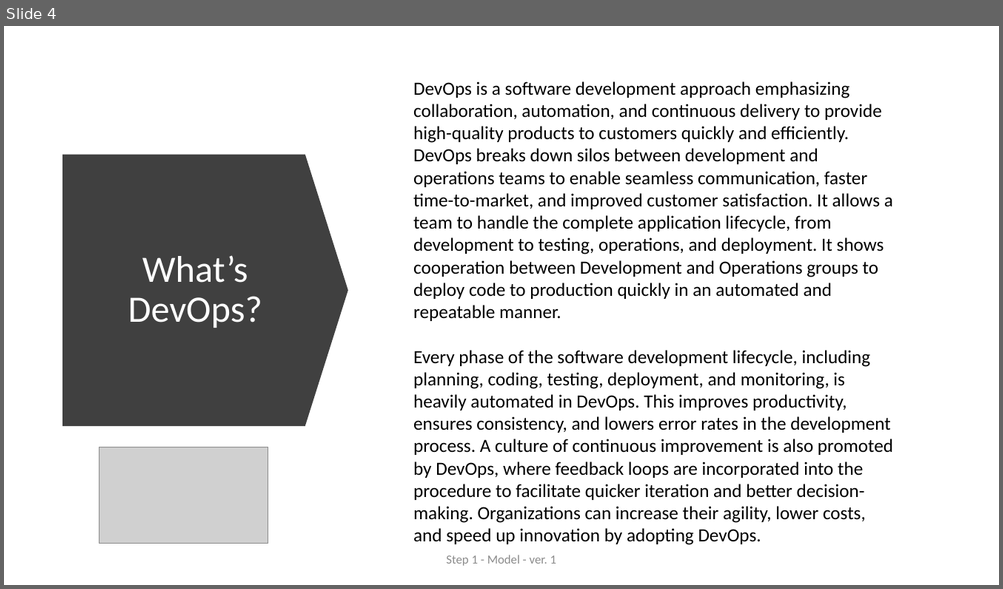
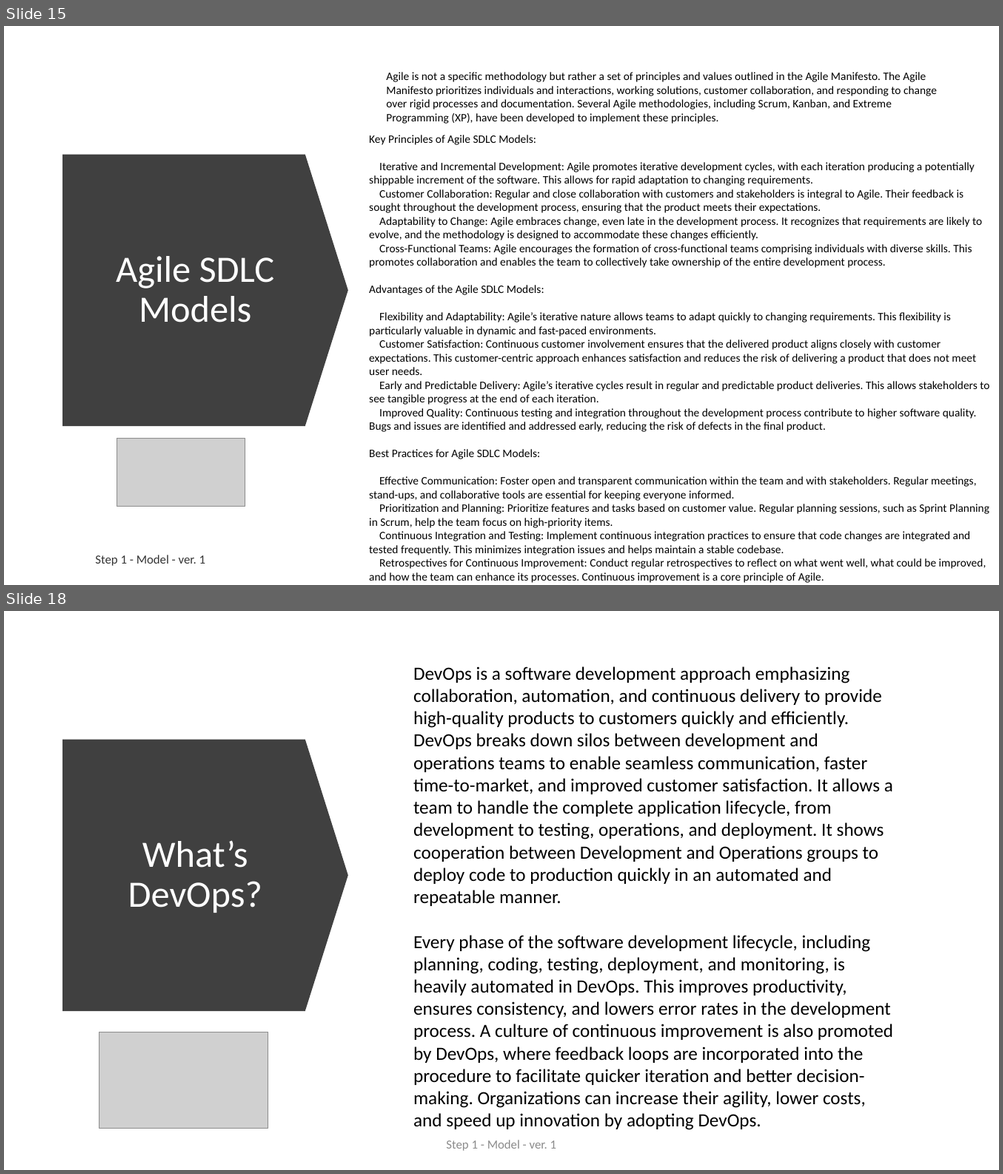
Before and after one commit to ext4dmin/DevOps-Mentorship, a slide deck: Step1-Model_speach.pptx. Shown one above the other, each under a label of ours: slide 4 before the commit, slides 15 and 18 after it; the slides between them are not shown. The pictures are 1003x589 and 1003x1174 pixels, drawn with LibreOffice and Linux fonts; fonts in the diff are those of the drawing; grey boxes stand for pictures. Boxes give left, top, right and bottom in pixels: in the first picture for what was removed or moved away, otherwise in the second. Text is boxed around its words. In the diff, an @@ line names an element or a change of style, - is before the commit and + after.

Commit message:
Step 1. Model. <before editing>

```diff
--- a/Step1-Model_speach.pptx
+++ b/Step1-Model_speach.pptx
@@ slide 15 added at (4,26,999,585), background #FFFFFF @@
@@ text added at (386,72,936,124), 11 pt, text #000000 @@
+Agile is not a specific methodology but rather a set of principles and values outlined in the Agile Manifesto. The Agile Manifesto prioritizes individuals and interactions, working solutions, customer collaboration, and responding to change over rigid processes and documentation. Several Agile methodologies, including Scrum, Kanban, and Extreme Programming (XP), have been developed to implement these principles.
@@ text added at (369,135,989,583), 11 pt, text #000000 @@
+Key Principles of Agile SDLC Models:
+Iterative and Incremental Development: Agile promotes iterative development cycles, with each iteration producing a potentially shippable increment of the software. This allows for rapid adaptation to changing requirements.
+Customer Collaboration: Regular and close collaboration with customers and stakeholders is integral to Agile. Their feedback is sought throughout the development process, ensuring that the product meets their expectations.
+Adaptability to Change: Agile embraces change, even late in the development process. It recognizes that requirements are likely to evolve, and the methodology is designed to accommodate these changes efficiently.
+Cross-Functional Teams: Agile encourages the formation of cross-functional teams comprising individuals with diverse skills. This promotes collaboration and enables the team to collectively take ownership of the entire development process.
+Advantages of the Agile SDLC Models:
+Flexibility and Adaptability: Agile’s iterative nature allows teams to adapt quickly to changing requirements. This flexibility is particularly valuable in dynamic and fast-paced environments.
+Customer Satisfaction: Continuous customer involvement ensures that the delivered product aligns closely with customer expectations. This customer-centric approach enhances satisfaction and reduces the risk of delivering a product that does not meet user needs.
+Early and Predictable Delivery: Agile’s iterative cycles result in regular and predictable product deliveries. This allows stakeholders to see tangible progress at the end of each iteration.
+Improved Quality: Continuous testing and integration throughout the development process contribute to higher software quality. Bugs and issues are identified and addressed early, reducing the risk of defects in the final product.
+Best Practices for Agile SDLC Models:
+Effective Communication: Foster open and transparent communication within the team and with stakeholders. Regular meetings, stand-ups, and collaborative tools are essential for keeping everyone informed.
+Prioritization and Planning: Prioritize features and tasks based on customer value. Regular planning sessions, such as Sprint Planning in Scrum, help the team focus on high-priority items.
+Continuous Integration and Testing: Implement continuous integration practices to ensure that code changes are integrated and tested frequently. This minimizes integration issues and helps maintain a stable codebase.
+Retrospectives for Continuous Improvement: Conduct regular retrospectives to reflect on what went well, what could be improved, and how the team can enhance its processes. Continuous improvement is a core principle of Agile.
@@ down arrow added at (63,154,349,426), fill #404040 @@
@@ title added at (116,256,275,323), 36 pt, text #FFFFFF @@
+Agile SDLC Models
@@ picture added at (116,439,244,506) @@
@@ text added at (95,555,205,566), 12 pt, text #000000 at 80% opacity @@
+Step 1 - Model - ver. 1
@@ what was slide 4 is now slide 18 @@
```
Also in this commit, not shown: 2 slides changed, 33 other slides added, 1 other file.
